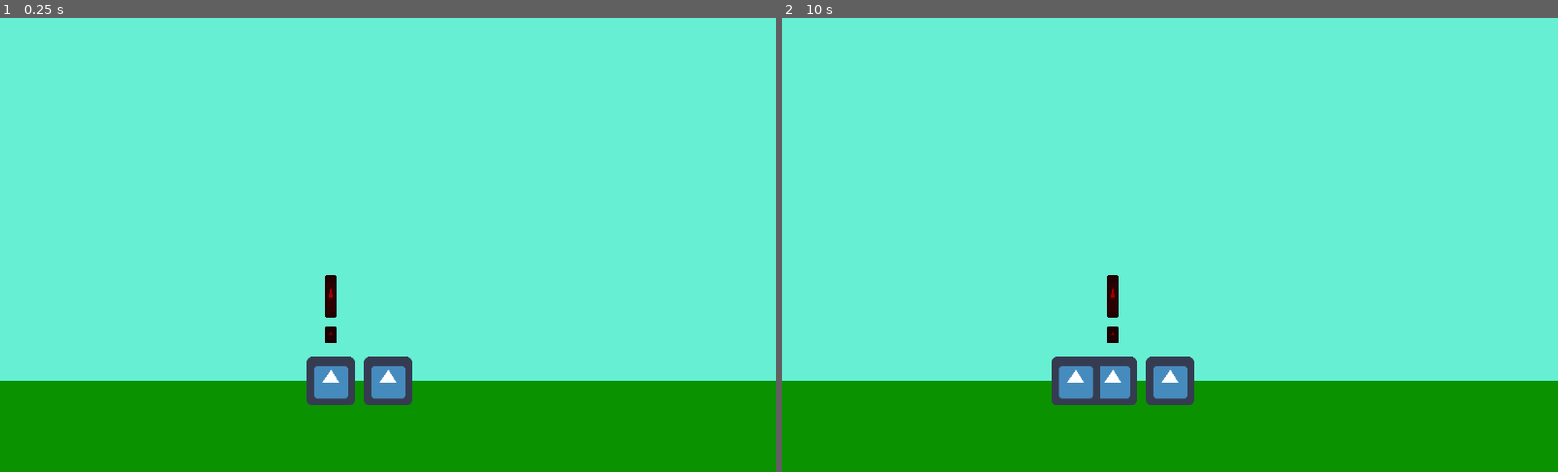
Above: before the commit, frames 1-2 (left to right).
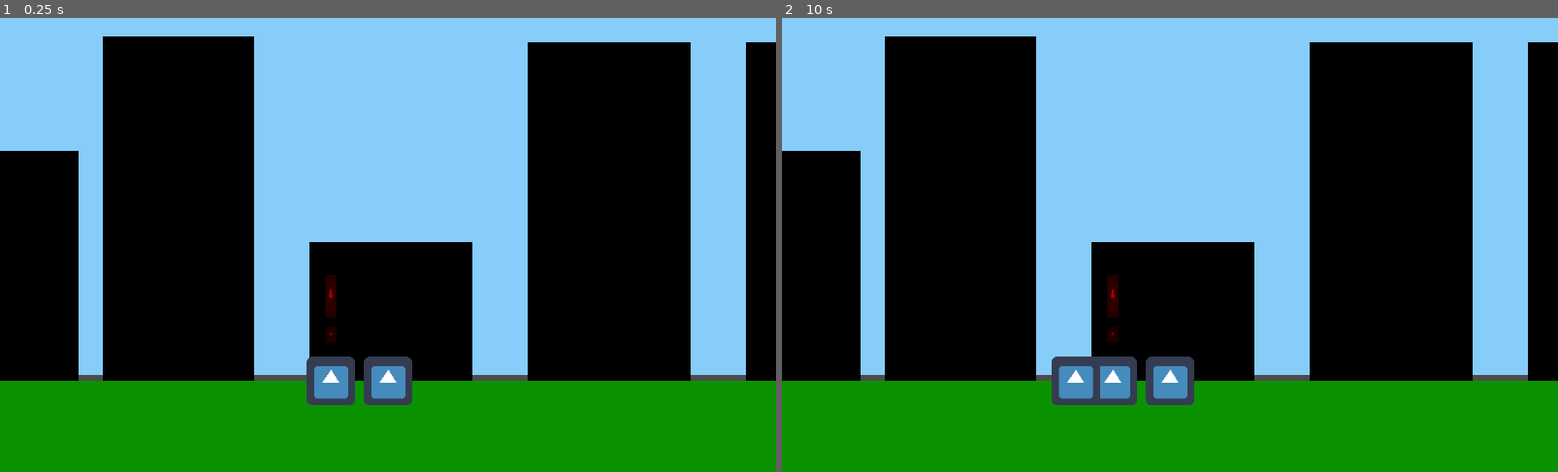
Above: after the commit, the same moments.

Repository: NoohAlavi/spooktober-jam-2020
Game: Godot game, scene res://World/World.tscn
Same seed, same stepped clock (60 frames per second), same inputs: the game is played once before the commit and once after it. The project has no main scene, so this scene is started directly. The engine's default icon, where the game draws it, is replaced by a stand-in: a white triangle on a blue panel in a dark square.
Inputs:
- Up to frame 1 (0.25 s): no input
- Up to frame 2 (10 s): tap Enter at 0.5, 2, 3.5 s; hold Right (ui_right) 0.53-1.28 s; tap Space at 1.25, 2.75, 4.25 s; hold Down (ui_down) 1.28-2.03 s; hold Right (ui_right) 2.03-2.78 s; hold Up (ui_up) 2.78-3.53 s; hold Left (ui_left) 3.53-5.03 s; hold Down (ui_down) 5.03-5.78 s; hold Right (ui_right) 5.78-6.53 s; hold Up (ui_up) 6.53-7.28 s; hold Right (ui_right) 7.28-8.03 s; hold Down (ui_down) 8.03-8.78 s; hold Left (ui_left) 8.78-9.53 s; hold Up (ui_up) from 9.53 s (still down)

The runs differ from the first frame. In frame 1, 79% of the frame differs, in the area x 0-100%, y 0-80%; in frame 2, 79%.

Commit message:
Nothing Really

Diff:
--- a/SpooktoberJam/Citizen/Citizen.gd
+++ b/SpooktoberJam/Citizen/Citizen.gd
@@ -15,5 +15,8 @@
 		#move to police station
 		pass
 	else:
+		var randX = rand_range(-2000, 2000);
+		#velocity.x = lerp()
 		#randomly move around
 		pass
+	move_and_slide(velocity);
--- a/SpooktoberJam/World/World.tscn
+++ b/SpooktoberJam/World/World.tscn
@@ -8,17 +8,111 @@
 citizens_array = [ null ]
 citizen_scene = ExtResource( 1 )
 
+[node name="Buildings" type="Node" parent="."]
+
+[node name="Building2" type="ColorRect" parent="Buildings"]
+margin_top = 176.0
+margin_right = 104.0
+margin_bottom = 480.0
+color = Color( 0, 0, 0, 1 )
+__meta__ = {
+"_edit_use_anchors_": false
+}
+
+[node name="Building9" type="ColorRect" parent="Buildings"]
+margin_left = -480.0
+margin_top = 184.0
+margin_right = -376.0
+margin_bottom = 488.0
+color = Color( 0, 0, 0, 1 )
+__meta__ = {
+"_edit_use_anchors_": false
+}
+
+[node name="Building10" type="ColorRect" parent="Buildings"]
+margin_left = -816.0
+margin_top = 8.0
+margin_right = -568.0
+margin_bottom = 480.0
+color = Color( 0, 0, 0, 1 )
+__meta__ = {
+"_edit_use_anchors_": false
+}
+
+[node name="Building3" type="ColorRect" parent="Buildings"]
+margin_left = 136.0
+margin_top = 24.0
+margin_right = 336.0
+margin_bottom = 480.0
+color = Color( 0, 0, 0, 1 )
+__meta__ = {
+"_edit_use_anchors_": false
+}
+
+[node name="Building4" type="ColorRect" parent="Buildings"]
+margin_left = 408.0
+margin_top = 296.0
+margin_right = 624.0
+margin_bottom = 480.0
+color = Color( 0, 0, 0, 1 )
+__meta__ = {
+"_edit_use_anchors_": false
+}
+
+[node name="Building8" type="ColorRect" parent="Buildings"]
+margin_left = -272.0
+margin_top = 296.0
+margin_right = -56.0
+margin_bottom = 480.0
+color = Color( 0, 0, 0, 1 )
+__meta__ = {
+"_edit_use_anchors_": false
+}
+
+[node name="Building5" type="ColorRect" parent="Buildings"]
+margin_left = 696.0
+margin_top = 32.0
+margin_right = 912.0
+margin_bottom = 480.0
+color = Color( 0, 0, 0, 1 )
+__meta__ = {
+"_edit_use_anchors_": false
+}
+
+[node name="Building6" type="ColorRect" parent="Buildings"]
+margin_left = 984.0
+margin_top = 32.0
+margin_right = 1200.0
+margin_bottom = 480.0
+color = Color( 0, 0, 0, 1 )
+__meta__ = {
+"_edit_use_anchors_": false
+}
+
+[node name="Building7" type="ColorRect" parent="Buildings"]
+margin_left = 1360.0
+margin_top = 128.0
+margin_right = 1544.0
+margin_bottom = 480.0
+color = Color( 0, 0, 0, 1 )
+__meta__ = {
+"_edit_use_anchors_": false
+}
+
 [node name="Sky" type="ColorRect" parent="."]
-margin_right = 1024.0
-margin_bottom = 480.0
-color = Color( 0.403922, 0.941176, 0.827451, 1 )
+margin_left = -1152.0
+margin_top = -200.0
+margin_right = 1920.0
+margin_bottom = 472.0
+color = Color( 0.529412, 0.807843, 0.980392, 1 )
 __meta__ = {
 "_edit_use_anchors_": false
 }
 
 [node name="Ground" type="ColorRect" parent="."]
+margin_left = -1144.0
 margin_top = 480.0
-margin_right = 1024.0
+margin_right = 1928.0
 margin_bottom = 600.0
 color = Color( 0.0470588, 0.576471, 0, 1 )
 __meta__ = {
@@ -29,6 +123,8 @@
 
 [node name="Citizen" parent="Citizens" instance=ExtResource( 1 )]
 position = Vector2( 512, 480 )
+is_witness = null
+velocity = null
 
 [node name="CitizenSpawnTimer" type="Timer" parent="."]
 wait_time = 5.0
Not shown, changed: SpooktoberJam/.mono/metadata/ide_messaging_meta.txt
